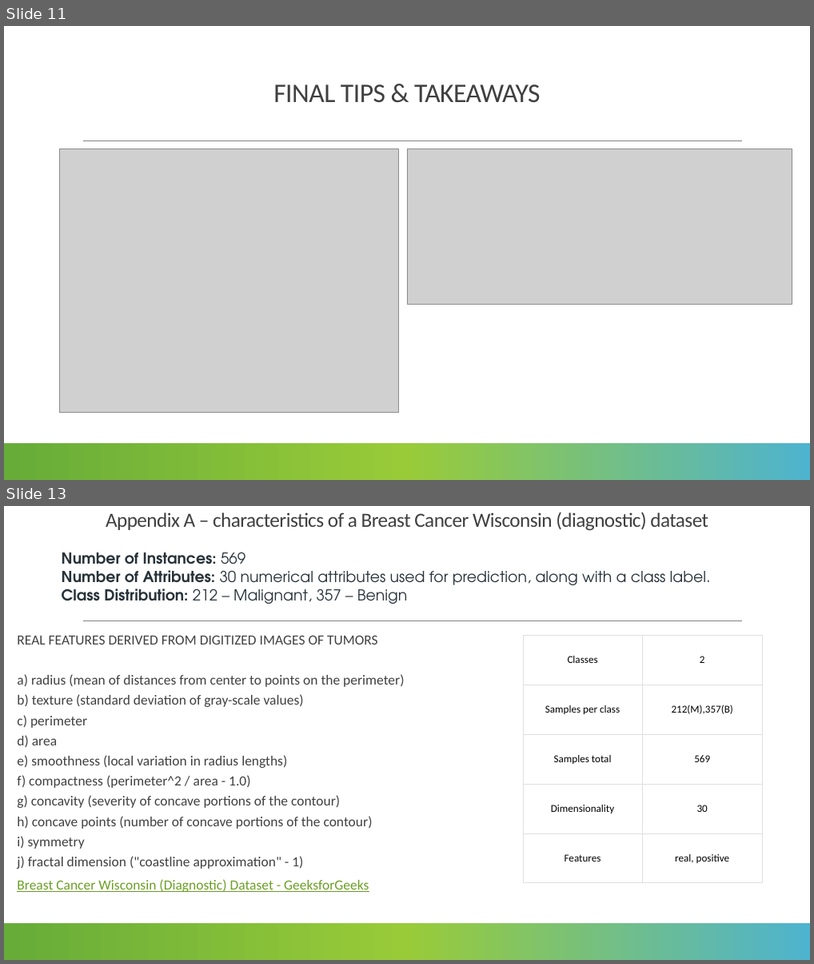
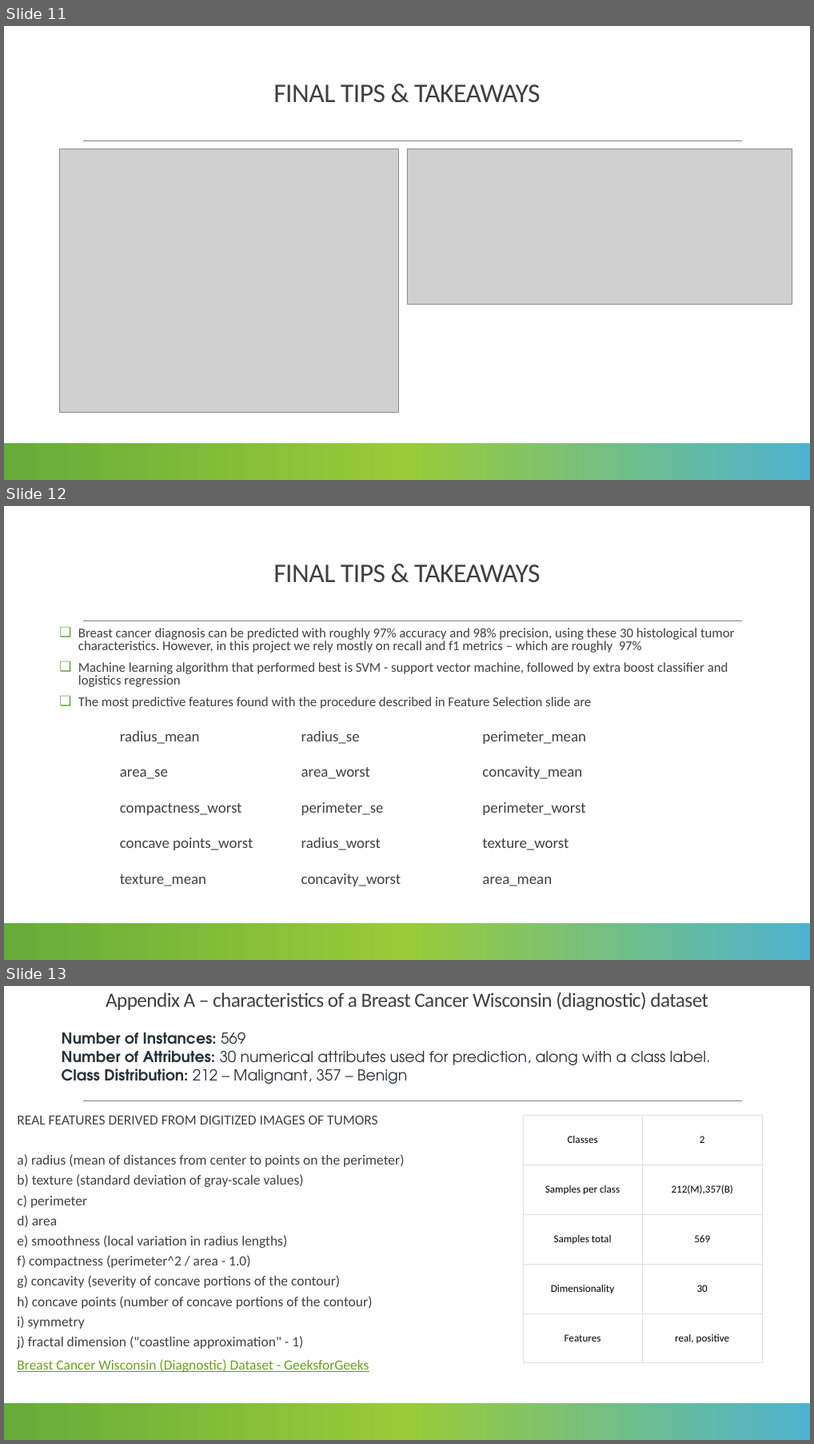
Before and after one commit to lmanov1/CancerPrediction, a slide deck: PROJECT_PRESENTATION.pptx. Shown one above the other, each under a label of ours: slides 11 and 13 before the commit, slides 11, 12 and 13 after it; the slides between them are not shown. The pictures are 814x964 and 814x1444 pixels, drawn with LibreOffice and Linux fonts; fonts in the diff are those of the drawing; grey boxes stand for pictures. Boxes give left, top, right and bottom in pixels: in the first picture for what was removed or moved away, otherwise in the second. Text is boxed around its words. In the diff, an @@ line names an element or a change of style, - is before the commit and + after.

```diff
--- a/PROJECT_PRESENTATION.pptx
+++ b/PROJECT_PRESENTATION.pptx
@@ slide 12 added at <box>4,506,810,960</box>, background #FFFFFF; not listed: 4 template elements that a slide beside it also shows @@
@@ title added at <box>274,564,541,583</box>, 32 pt, text #404040 @@
+FINAL TIPS & TAKEAWAYS
@@ text added at <box>78,628,734,886</box>, 16 pt, text #404040 @@
+❑ Breast cancer diagnosis can be predicted with roughly 97% accuracy and 98% precision, using these 30 histological tumor characteristics. However, in this project we rely mostly on recall and f1 metrics – which are roughly 97%
+❑ Machine learning algorithm that performed best is SVM - support vector machine, followed by extra boost classifier and logistics regression
+❑ The most predictive features found with the procedure described in Feature Selection slide are
+radius_mean radius_se perimeter_mean
+area_se area_worst concavity_mean
+compactness_worst perimeter_se perimeter_worst
+concave points_worst radius_worst texture_worst
+texture_mean concavity_worst area_mean
@@ rectangle added at <box>4,923,810,960</box>, fill gradient #4EB3CF to #99CB38 to #67AC39 @@
```
Also in this commit, not shown: 7 slides changed, 1 slide removed, 3 other files.
